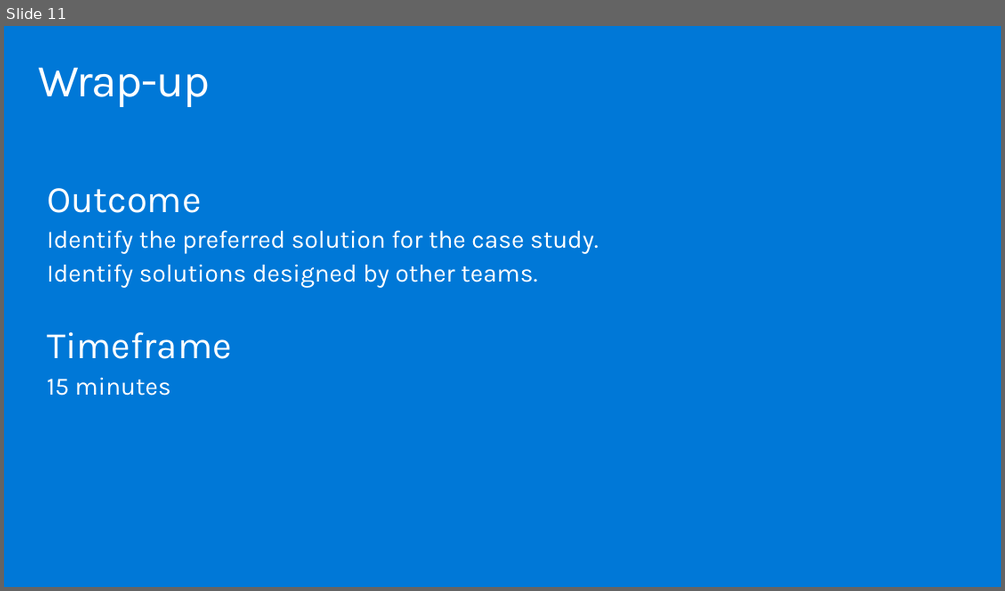
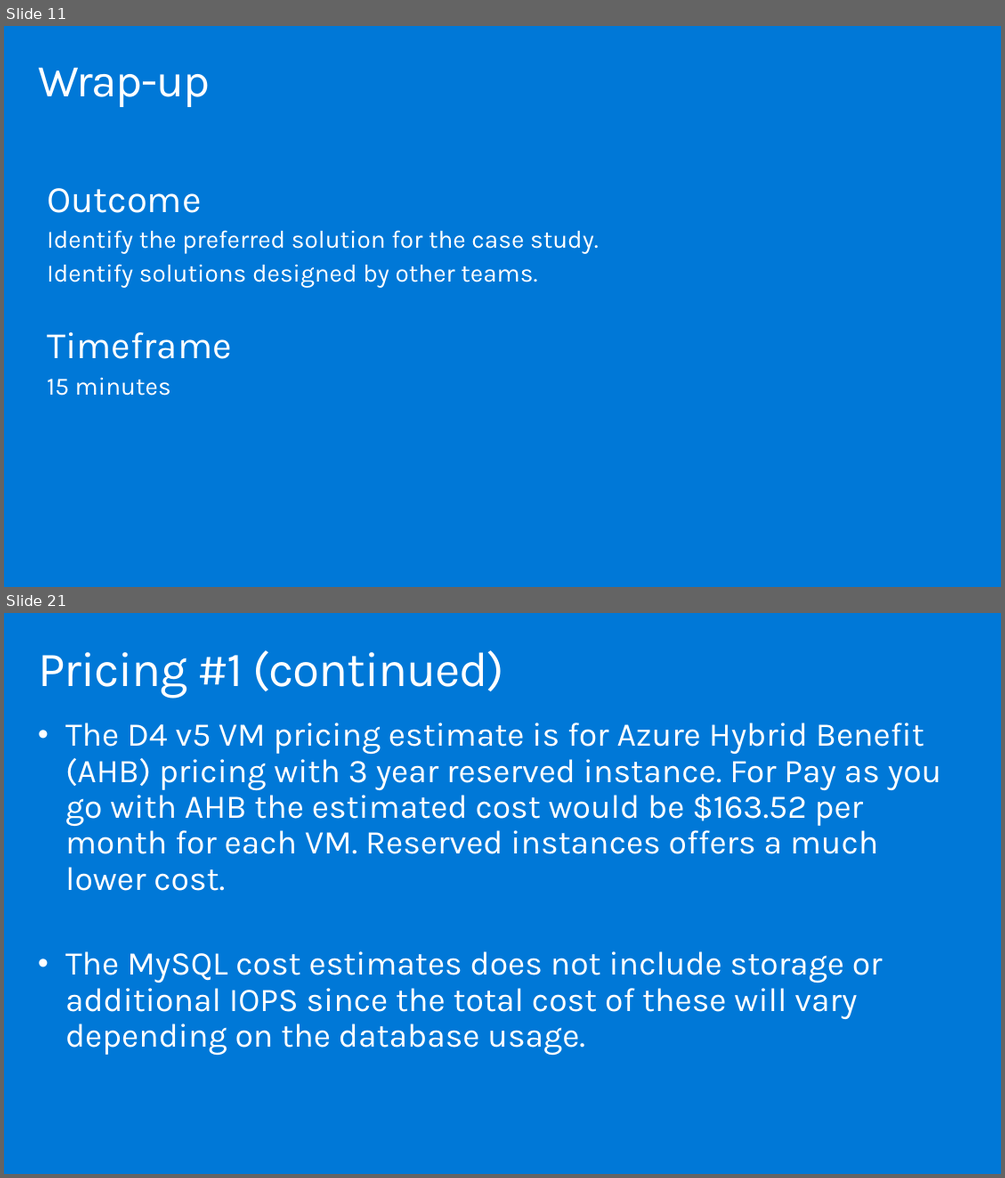
Before and after one commit to solliancenet/MCW-Migrate-Linux-OSS-DB-to-Azure, a slide deck: Whiteboard design session/WDS trainer presentation - Migrate and modernize case for Linux and OSS DB to Azure.pptx. Shown one above the other, each under a label of ours: slide 11 before the commit, slides 11 and 21 after it; the slides between them are not shown. The pictures are 1005x591 and 1005x1178 pixels, drawn with LibreOffice and Linux fonts; fonts in the diff are those of the drawing. Boxes give left, top, right and bottom in pixels: in the first picture for what was removed or moved away, otherwise in the second. Text is boxed around its words. In the diff, an @@ line names an element or a change of style, - is before the commit and + after.

```diff
--- a/Whiteboard design session/WDS trainer presentation - Migrate and modernize case for Linux and OSS DB to Azure.pptx
+++ b/Whiteboard design session/WDS trainer presentation - Migrate and modernize case for Linux and OSS DB to Azure.pptx
@@ slide 21 added at [4, 613, 1001, 1174], background #0078D7 @@
@@ title added at [38, 650, 504, 698], 47 pt, text #FFFFFF @@
+Pricing #1 (continued)
@@ text added at [65, 722, 941, 1047], 32 pt, text #FFFFFF @@
+• The D4 v5 VM pricing estimate is for Azure Hybrid Benefit (AHB) pricing with 3 year reserved instance. For Pay as you go with AHB the estimated cost would be $163.52 per month for each VM. Reserved instances offers a much lower cost.
+• The MySQL cost estimates does not include storage or additional IOPS since the total cost of these will vary depending on the database usage.
```
Also in this commit, not shown: 1 slide changed, 23 other slides added, 17 slides removed, 3 other files.
